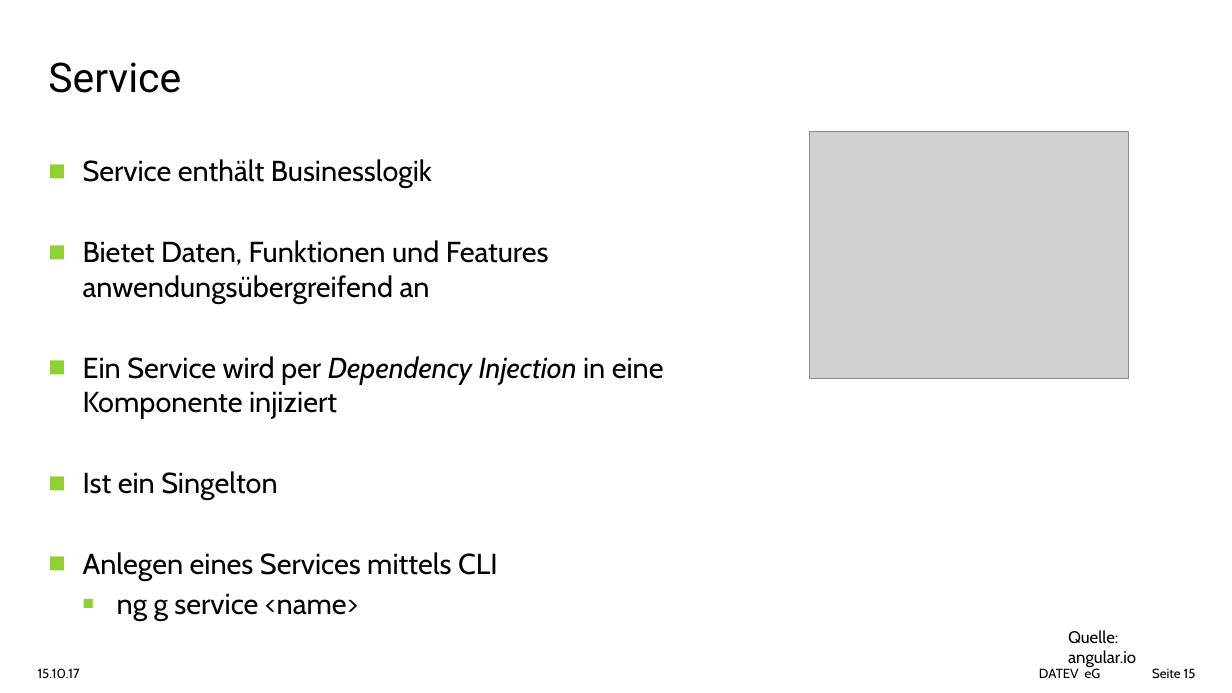
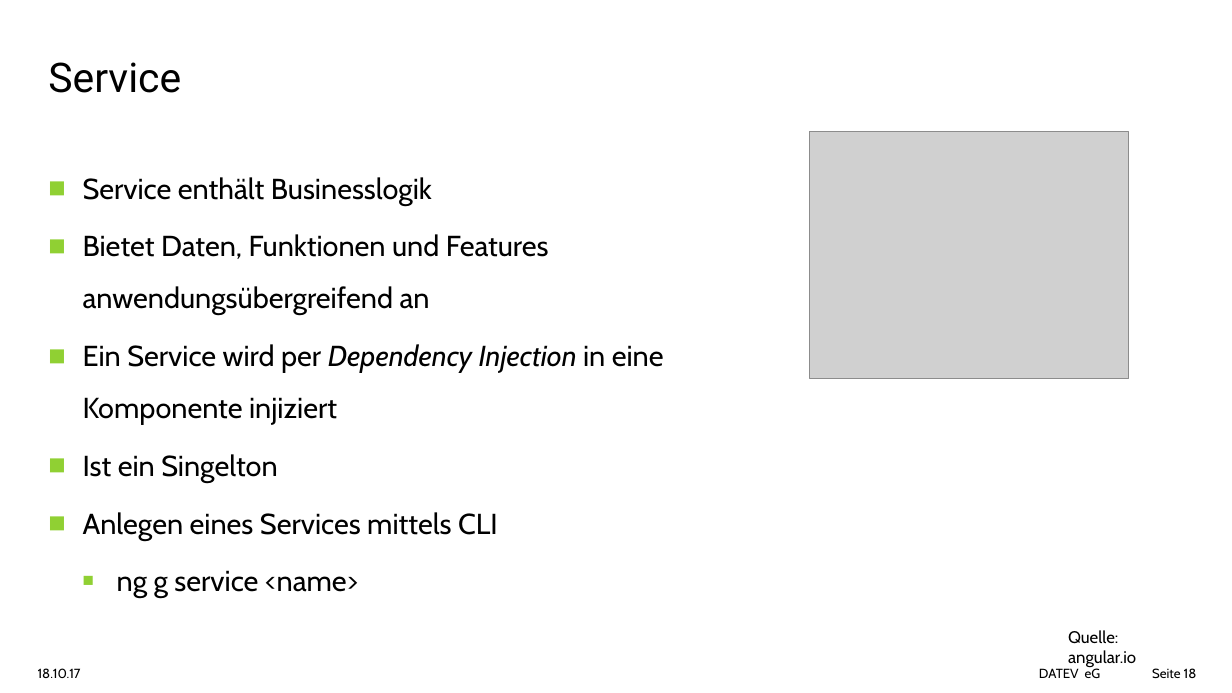
Before and after one commit to aawada78/angular-workshop, a slide deck: slide 18 of docs/Angular-Workshop-20.10.pptx (slide 15 before the commit). Drawn at 1232x693 pixels with LibreOffice and Linux fonts; fonts in the diff are those of the drawing; grey boxes stand for pictures; background and template pictures are left out. Boxes give left, top, right and bottom in pixels: in the first picture for what was removed or moved away, otherwise in the second. Text is boxed around its words. In the diff, an @@ line names an element or a change of style, - is before the commit and + after.

Commit message:
Anwendung in Komponenten aufgeteilt

```diff
--- a/docs/Angular-Workshop-20.10.pptx
+++ b/docs/Angular-Workshop-20.10.pptx
@@ text "Service enthält Businesslogik" at [83,177,664,598]: line spacing 1 to 1.5 @@
@@ text at [38,668,81,678]: text changed @@
-15.10.17
+18.10.17
@@ page number at [1152,668,1197,678]: text changed @@
-Seite 15
+Seite 18
```
Also in this commit, not shown: 18 other slides changed, 2 slides added, 20 other files.
